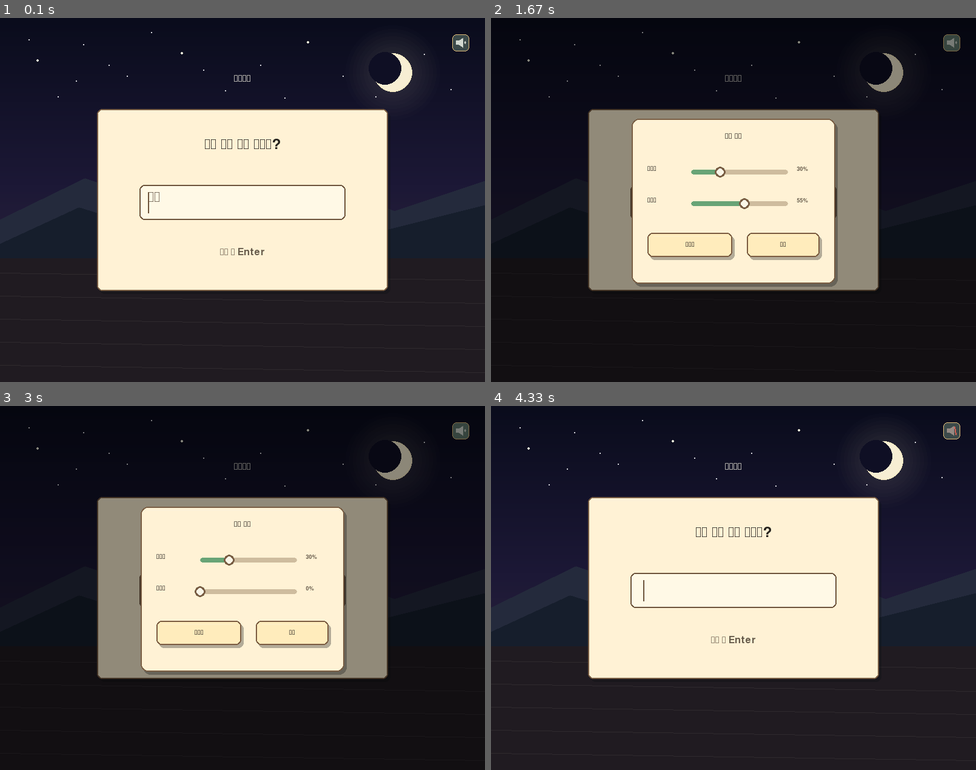
Above: before the commit, frames 1-4 (two rows, left to right).
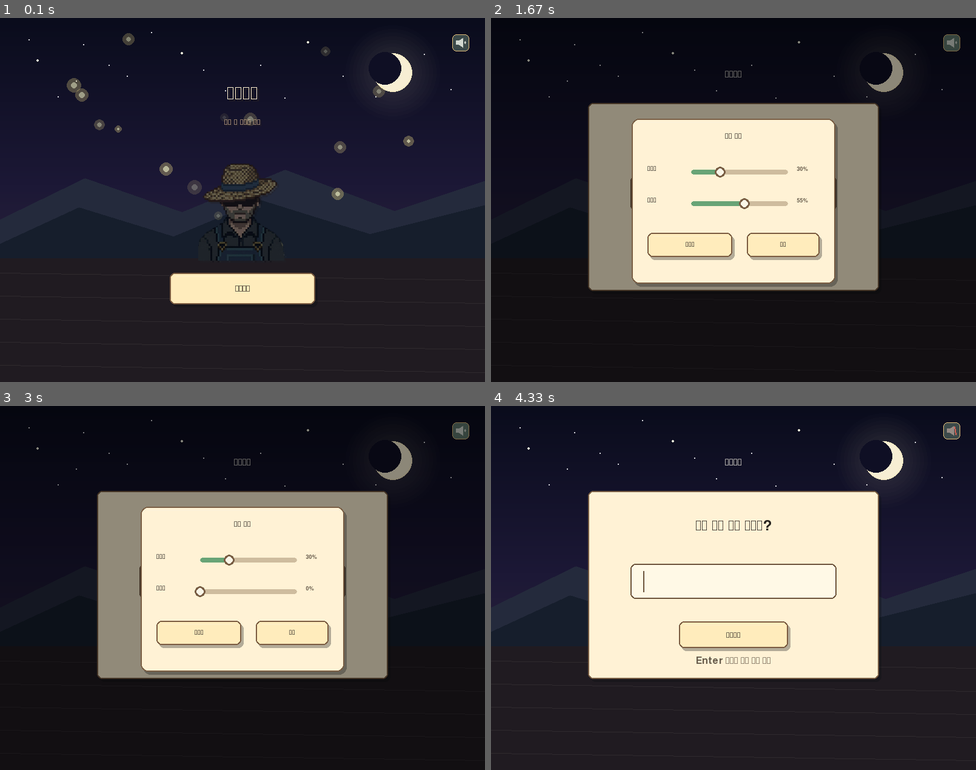
Above: after the commit, the same moments.

Repository: minulx-10/DreamFarm
Game: pygame game, started from main.py
The game is run twice, just before and just after one commit, with the same random seed, the same clock (stepped at 60 frames per second) and the same inputs.
Inputs (mouse positions are in pixels of both pictures, inside the frame that each line leads up to):
- Up to frame 1 (0.1 s): no input
- Up to frame 2 (1.67 s): press the mouse at (733, 287) at 0.37 s; move the mouse to (738, 298) at 0.47 s; release the mouse at (748, 309) at 0.6 s; click (733, 247) at 0.72 s, where only the run after the commit has a clickable "시작하기"; tap Space at 1 s; press the mouse at (951, 43) at 1.37 s; move the mouse to (835, 189) at 1.47 s; release the mouse at (723, 331) at 1.6 s
- Up to frame 3 (3 s): press the mouse at (198, 631) at 1.7 s; move the mouse to (174, 555) at 1.8 s; release the mouse at (150, 478) at 1.93 s; press the mouse at (242, 588) at 2.03 s; move the mouse to (150, 638) at 2.13 s; release the mouse at (58, 689) at 2.27 s; click (426, 453) at 2.38 s; press the mouse at (460, 431) at 2.7 s; move the mouse to (286, 566) at 2.8 s; release the mouse at (116, 700) at 2.93 s
- Up to frame 4 (4.33 s): press the mouse at (689, 631) at 3.03 s; move the mouse to (626, 555) at 3.13 s; release the mouse at (568, 478) at 3.27 s; press the mouse at (782, 631) at 3.37 s; move the mouse to (752, 631) at 3.47 s; release the mouse at (723, 631) at 3.6 s; press the mouse at (951, 431) at 3.7 s; move the mouse to (830, 486) at 3.8 s; release the mouse at (714, 540) at 3.93 s; press the mouse at (951, 431) at 4.03 s; move the mouse to (859, 449) at 4.13 s; release the mouse at (767, 471) at 4.27 s

The runs differ from the first frame. In frame 1, 31% of the frame differs, in the area x 13-86%, y 4-79%; in frame 2, 1.3%; in frame 3, 1.3%; in frame 4, 3.9%.

Commit message:
feat: 타이틀 씬(TitleScene) 신설 및 이름 입력 씬 시작 버튼 보완

Diff:
--- a/core/game_state.py
+++ b/core/game_state.py
@@ -9,7 +9,7 @@
         self.understanding = 0
         self.score = 0
         self.timer = 0
-        self.current_scene = "name_input"
+        self.current_scene = "title"
         self.running = True
 
         self.transition_text = ""
--- a/main.py
+++ b/main.py
@@ -7,6 +7,7 @@
 from core.game_state import game_state, apply_second_run
 from core import audio
 from core.settings_overlay import SettingsOverlay
+from scenes.title import TitleScene
 from scenes.name_input import NameInputScene
 from scenes.intro import IntroScene
 from scenes.transition import TransitionScene
@@ -40,7 +41,7 @@
     # 밭 단계 중간에 끼는 회상·스토리·아버지의 하루·별 잇기는 곡을 바꾸지 않아
     # 밭 배경음이 끊기지 않고 길게 이어진다. 곡 전환은 도입(밤)과 엔딩에서만.
     BGM_BY_SCENE = {
-        "name_input": "night", "intro": "night",
+        "title": "night", "name_input": "night", "intro": "night",
         "memory": None, "story_choice": None, "father_day": None,
         "farm": "farm", "stage1": "farm", "stage2": "farm",
         "stage3": "farm", "stage4": "farm", "star_connect": None,
@@ -50,6 +51,7 @@
 
     # 씬 이름 → 생성자 레지스트리
     SCENE_FACTORIES = {
+        "title": TitleScene,
         "name_input": NameInputScene,
         "intro": IntroScene,
         "transition": TransitionScene,
@@ -67,7 +69,7 @@
     }
     # 진입할 때마다 새 상태로 재생성해야 하는 씬 (farm/name_input/transition은 유지)
     FRESH_ON_ENTER = {
-        "intro", "memory", "epiphany", "story_choice", "father_day",
+        "title", "intro", "memory", "epiphany", "story_choice", "father_day",
         "stage1", "stage2", "stage3", "stage4", "star_connect", "ending",
     }
 
--- a/scenes/name_input.py
+++ b/scenes/name_input.py
@@ -1,19 +1,32 @@
 import pygame
 from core.game_state import game_state
 from core.assets import get_font, TEXT_DARK, TEXT_MUTED, GOLD, WHITE
-from core.ui import draw_light_panel, draw_story_backdrop
+from core.ui import draw_light_panel, draw_story_backdrop, draw_button
 from core import audio
 
 class NameInputScene:
     def __init__(self):
         self.font_large = get_font(36)
         self.font_small = get_font(24)
+        self.font_btn = get_font(20)
         self.input_text = ""
         self.ime_text = ""
+
+        # '시작하기' 입력 완료 버튼 Rect
+        self.start_btn = pygame.Rect(310, 355, 180, 44)
+        self.hovered = False
+
         pygame.key.start_text_input()
         pygame.key.set_text_input_rect(pygame.Rect(250, 280, 300, 50))
 
     def handle_events(self, events):
+        mouse_pos = pygame.mouse.get_pos()
+        new_hover = self.start_btn.collidepoint(mouse_pos)
+        if new_hover != self.hovered:
+            self.hovered = new_hover
+            if self.hovered:
+                audio.play("hover")
+
         for event in events:
             if event.type == pygame.TEXTEDITING:
                 if len(self.input_text) + len(event.text) <= 8:
@@ -24,6 +37,14 @@
                 if len(self.input_text) + len(event.text) <= 8:
                     self.input_text += event.text
                     audio.type_tick(event.text)
+            elif event.type == pygame.MOUSEBUTTONDOWN and event.button == 1:
+                # 마우스로 시작하기 버튼 클릭 시
+                if self.start_btn.collidepoint(event.pos):
+                    if len(self.input_text.strip()) > 0 and len(self.ime_text) == 0:
+                        audio.play("success")
+                        game_state.player_name = self.input_text.strip()
+                        game_state.current_scene = "intro"
+                        pygame.key.stop_text_input()
             elif event.type == pygame.KEYDOWN:
                 if event.key == pygame.K_RETURN:
                     if len(self.input_text.strip()) > 0 and len(self.ime_text) == 0:
@@ -43,13 +64,13 @@
     def draw(self, screen):
         draw_story_backdrop(screen, "night")
 
-        card = pygame.Rect(160, 150, 480, 300)
+        card = pygame.Rect(160, 140, 480, 310)
         draw_light_panel(screen, card)
 
         prompt = self.font_large.render("꿈속 밭에 남길 이름은?", True, TEXT_DARK)
-        screen.blit(prompt, (400 - prompt.get_width()//2, 196))
+        screen.blit(prompt, (400 - prompt.get_width()//2, 185))
 
-        input_rect = pygame.Rect(230, 275, 340, 58)
+        input_rect = pygame.Rect(230, 260, 340, 58)
         pygame.draw.rect(screen, (255, 249, 230), input_rect, border_radius=8)
         pygame.draw.rect(screen, (109, 84, 60), input_rect, 2, border_radius=8)
 
@@ -67,8 +88,11 @@
         if pygame.time.get_ticks() % 1000 < 500:
             pygame.draw.line(screen, (109, 84, 60), (cursor_x, input_rect.y + 12), (cursor_x, input_rect.bottom - 12), 2)
 
-        desc = self.font_small.render("입력 후 Enter", True, TEXT_MUTED)
-        screen.blit(desc, (400 - desc.get_width()//2, 378))
+        # 시작하기 완료 버튼 그리기
+        draw_button(screen, self.start_btn, "시작하기", self.font_btn, hovered=self.hovered)
+
+        desc = self.font_small.render("Enter 키로도 입력 완료 가능", True, TEXT_MUTED)
+        screen.blit(desc, (400 - desc.get_width()//2, 412))
 
         shine = self.font_small.render("몽중농원", True, WHITE)
-        screen.blit(shine, (400 - shine.get_width() // 2, 92))
+        screen.blit(shine, (400 - shine.get_width() // 2, 85))
--- /dev/null
+++ b/scenes/title.py
@@ -0,0 +1,99 @@
+import pygame
+import random
+import math
+from core.game_state import game_state
+from core.assets import get_font, TEXT_DARK, TEXT_MUTED, WHITE, sprites
+from core.ui import draw_story_backdrop, draw_button
+from core import audio
+
+class TitleScene:
+    def __init__(self):
+        self.font_title = get_font(44)
+        self.font_subtitle = get_font(20)
+        self.font_button = get_font(22)
+
+        # '시작하기' 버튼 영역 (800x600 화면의 중앙 하단 배치)
+        self.start_btn = pygame.Rect(280, 420, 240, 52)
+        self.hovered = False
+
+        # 타이틀 화면을 꾸밀 둥둥 떠다니는 반딧불이(꿈 입자) 리스트 생성
+        self.fireflies = []
+        for _ in range(16):
+            self.fireflies.append({
+                'x': random.randint(30, 770),
+                'y': random.randint(30, 390),
+                'speed_x': random.uniform(-10.0, 10.0),
+                'speed_y': random.uniform(-5.0, 5.0),
+                'scale_timer': random.uniform(0.0, 6.28),
+                'size': random.uniform(2.5, 5.0)
+            })
+
+    def handle_events(self, events):
+        mouse_pos = pygame.mouse.get_pos()
+        new_hover = self.start_btn.collidepoint(mouse_pos)
+
+        # 호버 상태 변화 시 효과음 재생
+        if new_hover != self.hovered:
+            self.hovered = new_hover
+            if self.hovered:
+                audio.play("hover")
+
+        for event in events:
+            if event.type == pygame.MOUSEBUTTONDOWN and event.button == 1:
+                if self.hovered:
+                    audio.play("click")
+                    game_state.current_scene = "name_input"
+            elif event.type == pygame.KEYDOWN:
+                # Enter 또는 Space 누르면 즉시 다음 단계(이름 입력)로 진입
+                if event.key in (pygame.K_RETURN, pygame.K_SPACE):
+                    audio.play("click")
+                    game_state.current_scene = "name_input"
+
+    def update(self, dt):
+        # 반딧불이 입자 위치 업데이트 및 벽 충돌 반사
+        for f in self.fireflies:
+            f['x'] += f['speed_x'] * dt
+            f['y'] += f['speed_y'] * dt
+            f['scale_timer'] += 2.0 * dt
+            if f['x'] < 10 or f['x'] > 790:
+                f['speed_x'] *= -1
+            if f['y'] < 10 or f['y'] > 400:
+                f['speed_y'] *= -1
+
+    def draw(self, screen):
+        # 1. 밤하늘 배경 그리기 (달빛/초승달 포함)
+        draw_story_backdrop(screen, "night")
+
+        # 2. 반딧불이 입자(꿈 속의 은은한 불빛) 그리기
+        for f in self.fireflies:
+            alpha = int(110 + 70 * math.sin(f['scale_timer']))
+            alpha = max(0, min(255, alpha))
+
+            glow_color = (255, 235, 140)
+            glow_surf = pygame.Surface((int(f['size'] * 6), int(f['size'] * 6)), pygame.SRCALPHA)
+            pygame.draw.circle(glow_surf, (glow_color[0], glow_color[1], glow_color[2], int(alpha * 0.45)), (int(f['size'] * 3), int(f['size'] * 3)), int(f['size'] * 2.5))
+            pygame.draw.circle(glow_surf, (255, 255, 200, alpha), (int(f['size'] * 3), int(f['size'] * 3)), int(f['size'] * 1.1))
+            screen.blit(glow_surf, (int(f['x'] - f['size'] * 3), int(f['y'] - f['size'] * 3)))
+
+        # 3. 아버님 실루엣 뒤에 은은하게 그리기
+        dad = sprites['dad']
+        shadow = dad.copy()
+        shadow.set_alpha(65)
+        # 타이틀 글자와 겹치지 않게 중앙 약간 하단에 배치
+        screen.blit(shadow, (400 - dad.get_width() // 2 + 3, 243))
+        screen.blit(dad, (400 - dad.get_width() // 2, 240))
+
+        # 4. 게임 제목 ("몽중농원") 및 부제 그리기
+        title_surf = self.font_title.render("몽중농원", True, (255, 240, 206))
+        # 그림자 효과 추가로 입체감 부여
+        title_shadow = self.font_title.render("몽중농원", True, (38, 32, 34))
+        screen.blit(title_shadow, (400 - title_surf.get_width() // 2 + 3, 113))
+        screen.blit(title_surf, (400 - title_surf.get_width() // 2, 110))
+
+        subtitle_surf = self.font_subtitle.render("당근 한 뿌리의 시간", True, (213, 180, 140))
+        subtitle_shadow = self.font_subtitle.render("당근 한 뿌리의 시간", True, (38, 32, 34))
+        screen.blit(subtitle_shadow, (400 - subtitle_surf.get_width() // 2 + 2, 167))
+        screen.blit(subtitle_surf, (400 - subtitle_surf.get_width() // 2, 165))
+
+        # 5. 시작하기 버튼 그리기
+        draw_button(screen, self.start_btn, "시작하기", self.font_button, hovered=self.hovered)
